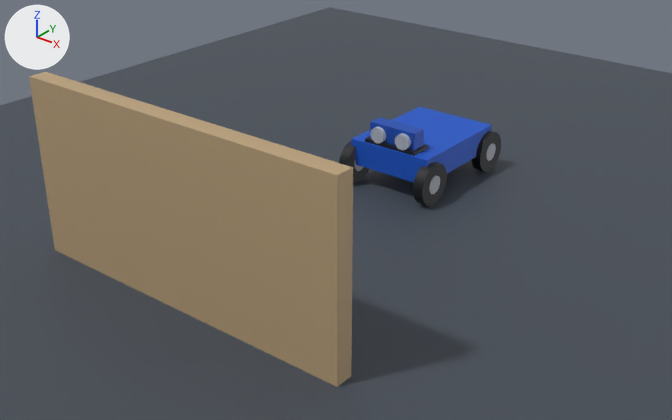
Renders of the Blender file examples/stepper-car/virtual/virtual.blend from each side of a commit.
One viewpoint serves both versions: a camera (50 mm lens) standing at (1.84, -2.83, 1.47) and looking at (-0.23, -0.25, -0.13). Arrows for +X, +Y and +Z are at upper left; the lights stay in place. The picture after the commit comes second.

In view in the first picture: 'Body', 'Body2', 'Floor', 'Tire2', 'Tire4', 'Wall' and 7 more.
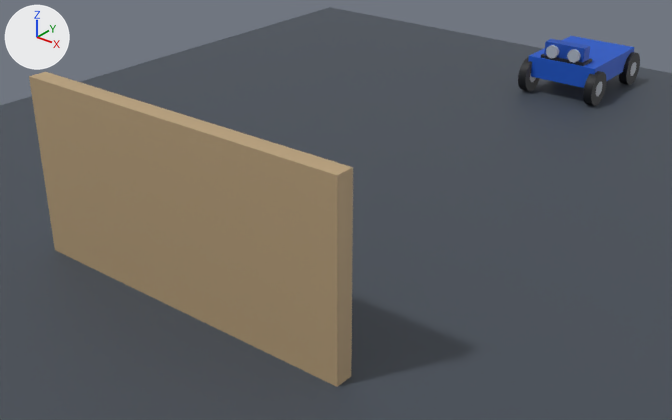
ob_car is not drawn itself; it is the parent of ob_body, ob_stepper_fl, ob_stepper_fr, ob_stepper_rl, ob_stepper_rr, ob_sonar.

Boxes (x1, y1, x2, y2) around the edits, measured in the pictures (672 x 420 px):
'Body', moved
    before: (351, 107, 492, 182)
    after: (528, 36, 635, 88)
'Tire2', moved
    before: (413, 162, 447, 206)
    after: (583, 71, 607, 106)
'Body2', moved
    before: (370, 117, 424, 150)
    after: (544, 39, 590, 62)
'Tire4', moved
    before: (471, 131, 501, 172)
    after: (619, 52, 640, 85)
'Tire', moved
    before: (339, 141, 369, 182)
    after: (518, 57, 540, 91)
'Mount', moved
    before: (365, 136, 428, 156)
    after: (541, 54, 592, 66)
'RightEye', moved
    before: (395, 133, 411, 151)
    after: (567, 49, 581, 63)
'LeftEye', moved
    before: (370, 127, 386, 144)
    after: (546, 45, 559, 58)
'Hub2', moved
    before: (429, 176, 440, 194)
    after: (596, 82, 602, 96)
'Hub4', moved
    before: (486, 143, 496, 161)
    after: (630, 62, 636, 76)
'Hub', moved (mostly hidden)
    before: (355, 160, 363, 171)
    after: (530, 74, 536, 82)

Diff of the bpy script that builds the scene:
```diff
--- a/examples/stepper-car/virtual/virtual.blend.py
+++ b/examples/stepper-car/virtual/virtual.blend.py
@@ ob_car @@
 ob_car.parent = ob_virtualscene
-ob_car.location = (0.0, 0.0, 0.0)
+ob_car.location = (0.0, 1.394, 0.0)
```
